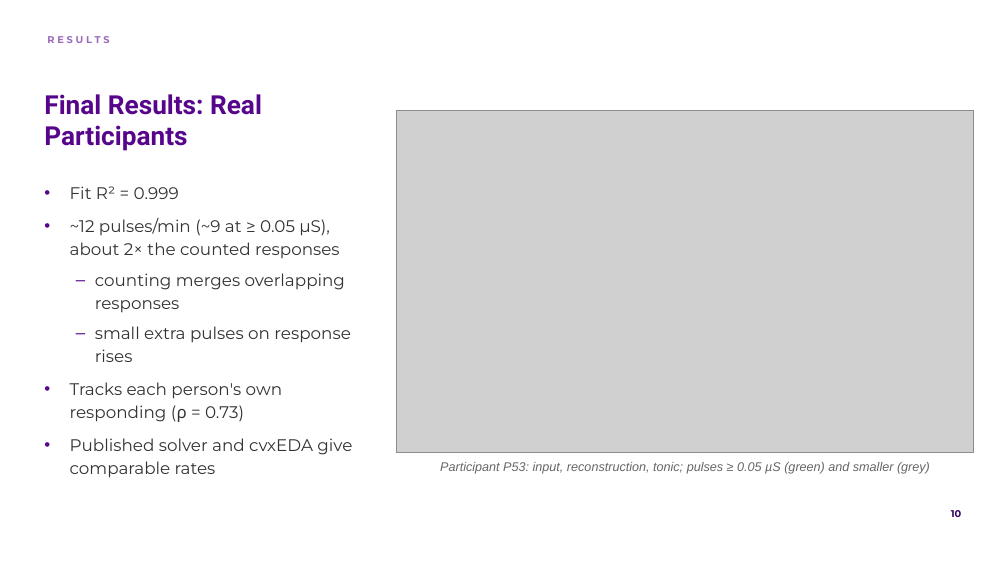
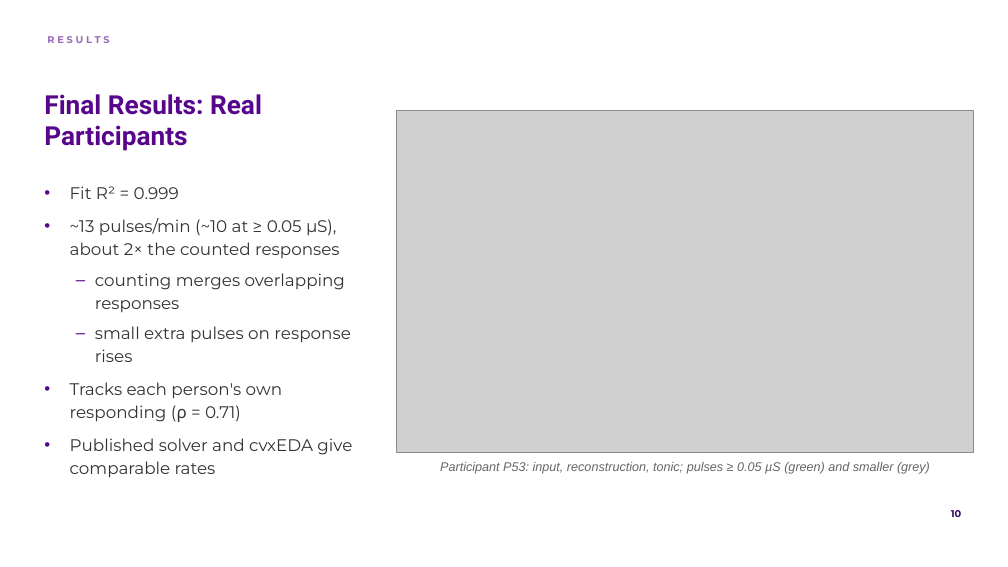
Before and after one commit to lefteriskomvopoulos/EmotionalArousal, a slide deck: slide 10 of report/slides/PHYSIO_slides.pptx. Drawn at 1008x567 pixels with LibreOffice and Linux fonts; fonts in the diff are those of the drawing; grey boxes stand for pictures; background and template pictures are left out. Boxes give left, top, right and bottom in pixels: in the first picture for what was removed or moved away, otherwise in the second. Text is boxed around its words. In the diff, an @@ line names an element or a change of style, - is before the commit and + after.

Commit message:
New 50 (6 replaced): real-data numbers in report and slides, reason in selection

```diff
--- a/report/slides/PHYSIO_slides.pptx
+++ b/report/slides/PHYSIO_slides.pptx
@@ text at <box>70,218,340,258</box>: text changed @@
-• ~12 pulses/min (~9 at ≥ 0.05 µS), about 2× the counted responses
+• ~13 pulses/min (~10 at ≥ 0.05 µS), about 2× the counted responses
@@ text at <box>70,382,282,422</box>: text changed @@
-• Tracks each person's own responding (ρ = 0.73)
+• Tracks each person's own responding (ρ = 0.71)
```
Also in this commit, not shown: 5 other files.
